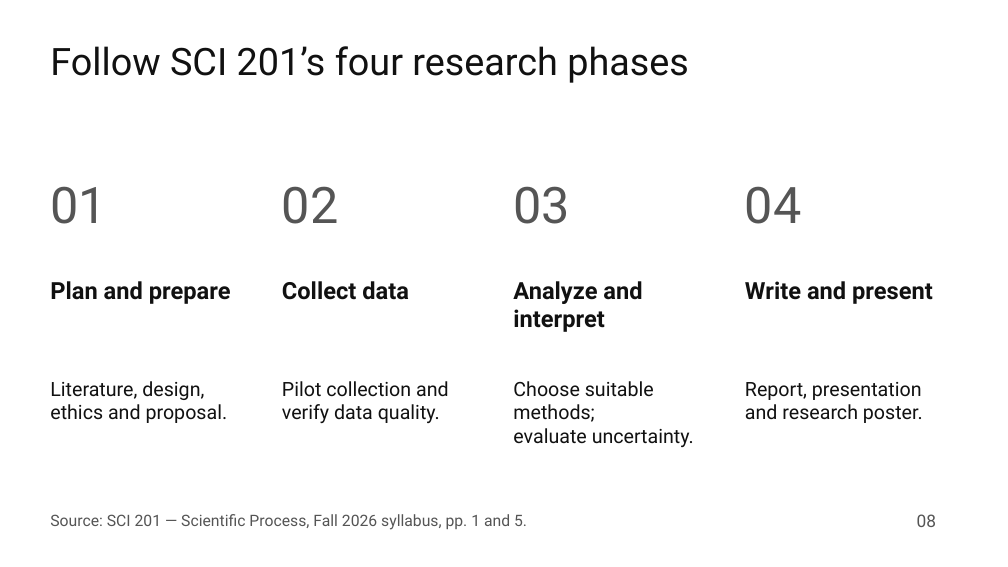
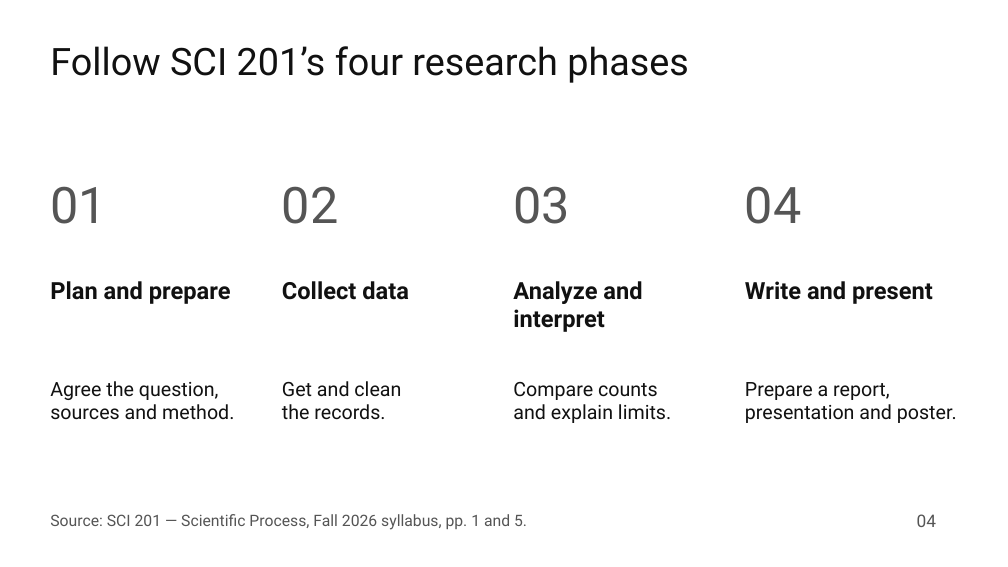
Before and after one commit to kalebpham/DataBridge, a slide deck: slide 4 of reports/proposal-presentation.pptx (slide 8 before the commit). Drawn at 1008x567 pixels with LibreOffice and Linux fonts; fonts in the diff are those of the drawing. Boxes give left, top, right and bottom in pixels: in the first picture for what was removed or moved away, otherwise in the second. Text is boxed around its words. In the diff, an @@ line names an element or a change of style, - is before the commit and + after.

Commit message:
docs: simplify the pilot to one question and a short research plan

```diff
--- a/reports/proposal-presentation.pptx
+++ b/reports/proposal-presentation.pptx
@@ text at [50, 381, 234, 420]: text changed @@
-Literature, design,
-ethics and proposal.
+Agree the question,
+sources and method.
@@ text at [282, 381, 401, 420]: text changed @@
-Pilot collection and
-verify data quality.
+Get and clean
+the records.
@@ text at [513, 382, 671, 423]: text changed @@
-Choose suitable methods;
-evaluate uncertainty.
+Compare counts
+and explain limits.
@@ text at [745, 382, 957, 423]: text changed @@
-Report, presentation
-and research poster.
+Prepare a report,
+presentation and poster.
@@ text at [917, 514, 936, 527]: text changed @@
-08
+04
```
Also in this commit, not shown: 5 slides added, 10 slides removed, 8 other files.
